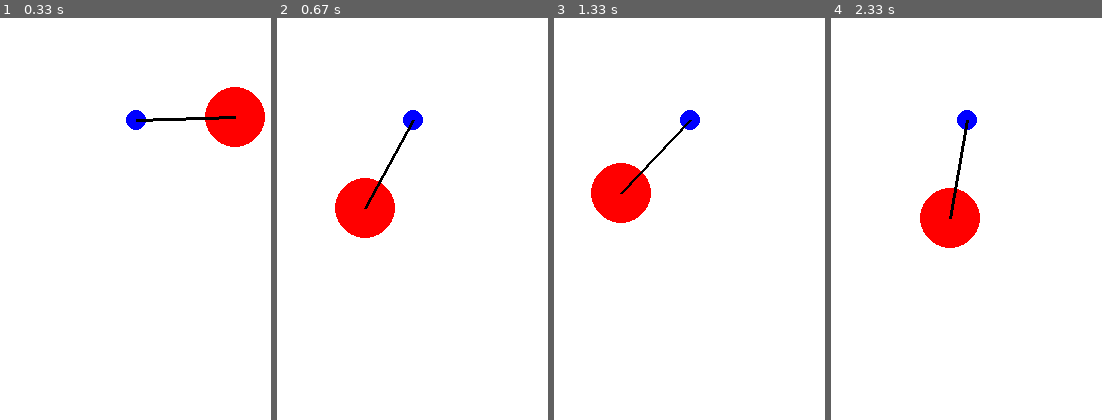
Above: before the commit, frames 1-4 (left to right).
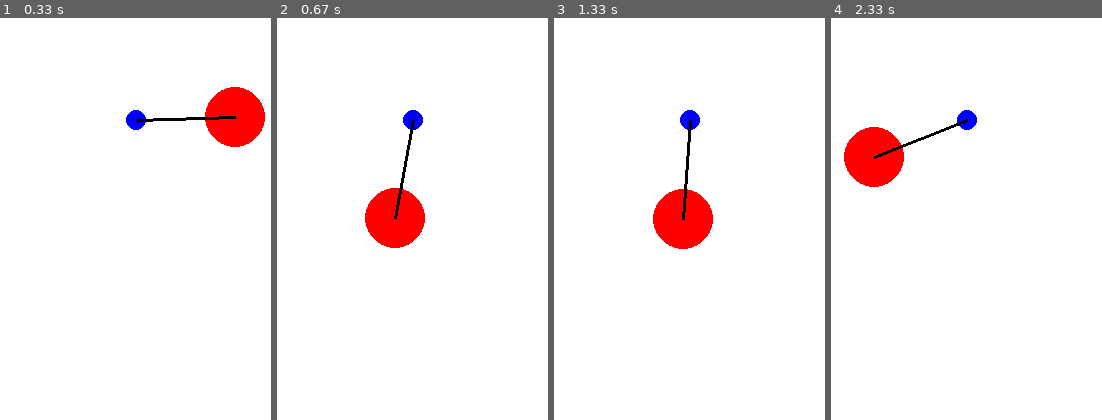
Above: after the commit, the same moments.

Repository: Fuga578/pygame_pendulum
Game: pygame game, started from main.py
The game is run twice, just before and just after one commit, with the same random seed, the same clock (stepped at 60 frames per second) and the same inputs.
Inputs:
- Up to frame 1 (0.33 s): no input
- Up to frame 2 (0.67 s): hold Right from 0.33 s (still down)
- Up to frame 3 (1.33 s): release Right at 0.8 s; hold Up 0.83-1.13 s; hold Right from 1.17 s (still down)
- Up to frame 4 (2.33 s): release Right at 1.63 s; hold Left 1.67-2.2 s; hold Down from 2.23 s (still down)

Frame 1 is identical in both runs. In frame 2, 3.6% of the frame differs, in the area x 21-55%, y 25-58%; in frame 3, 5.4%; in frame 4, 5.5%, in the area x 4-55%, y 25-58%.

Commit message:
キー入力によるスイングの制御実装

Diff:
--- a/main.py
+++ b/main.py
@@ -22,6 +22,14 @@
 BLUE = (0, 255, 0)
 GREEN = (0, 0, 255)
 
+# キー
+INPUTS = {
+    "up": False,
+    "down": False,
+    "left": False,
+    "right": False
+}
+
 # 設定
 fulcrum_point = pygame.math.Vector2(screen_width // 2, screen_height // 2)  # 支点位置
 length = 100    # 糸の長さ
@@ -37,6 +45,7 @@
     fulcrum_point.x + length * math.sin(angle),
     fulcrum_point.y + length * math.cos(angle)
 )
+swing_force = 0.002
 
 while True:
 
@@ -45,6 +54,13 @@
 
     # 振り子の演算
     if not is_cut:
+
+        # 入力による加速
+        if INPUTS["left"]:
+            angle_velocity -= swing_force
+        if INPUTS["right"]:
+            angle_velocity += swing_force
+
         angle_acceleration = -(gravity / length) * math.sin(angle)  # 角加速度の計算
         angle_velocity += angle_acceleration  # 角速度の更新
         angle_velocity *= 0.99  # 減衰効果
@@ -80,6 +96,24 @@
             if event.key == pygame.K_ESCAPE:
                 pygame.quit()
                 sys.exit()
+            if event.key == pygame.K_UP:
+                INPUTS["up"] = True
+            if event.key == pygame.K_DOWN:
+                INPUTS["down"] = True
+            if event.key == pygame.K_LEFT:
+                INPUTS["left"] = True
+            if event.key == pygame.K_RIGHT:
+                INPUTS["right"] = True
+        # キーボード解放
+        if event.type == pygame.KEYUP:
+            if event.key == pygame.K_UP:
+                INPUTS["up"] = False
+            if event.key == pygame.K_DOWN:
+                INPUTS["down"] = False
+            if event.key == pygame.K_LEFT:
+                INPUTS["left"] = False
+            if event.key == pygame.K_RIGHT:
+                INPUTS["right"] = False
         # マウスクリック
         if event.type == pygame.MOUSEBUTTONDOWN:
             # 左クリック
